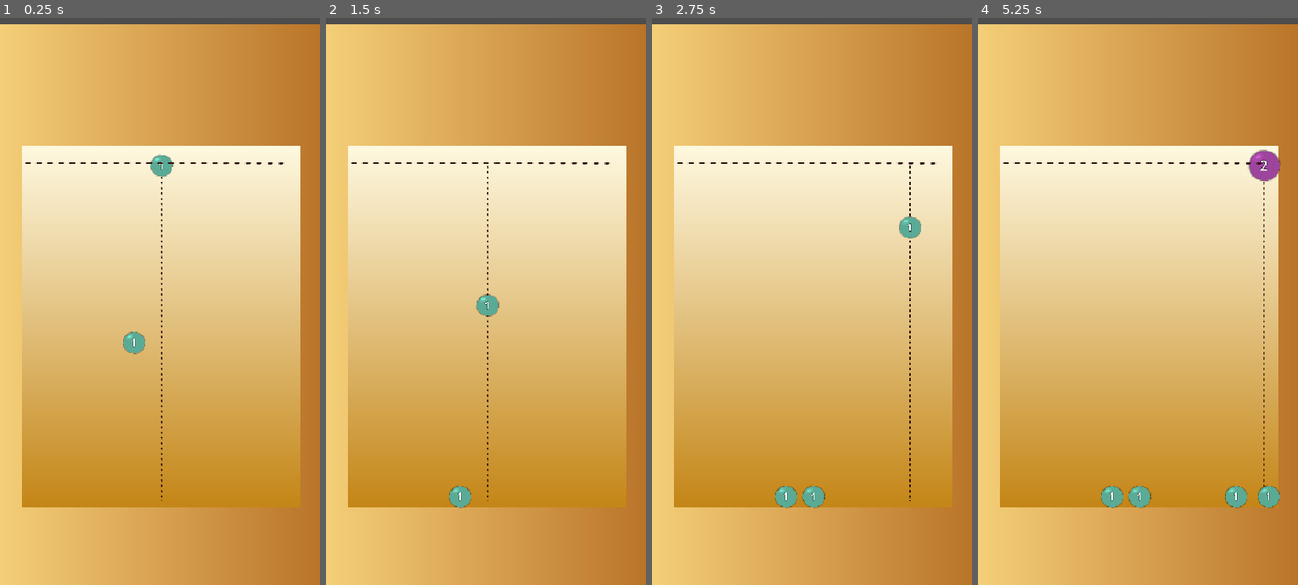
Above: before the commit, frames 1-4 (left to right).
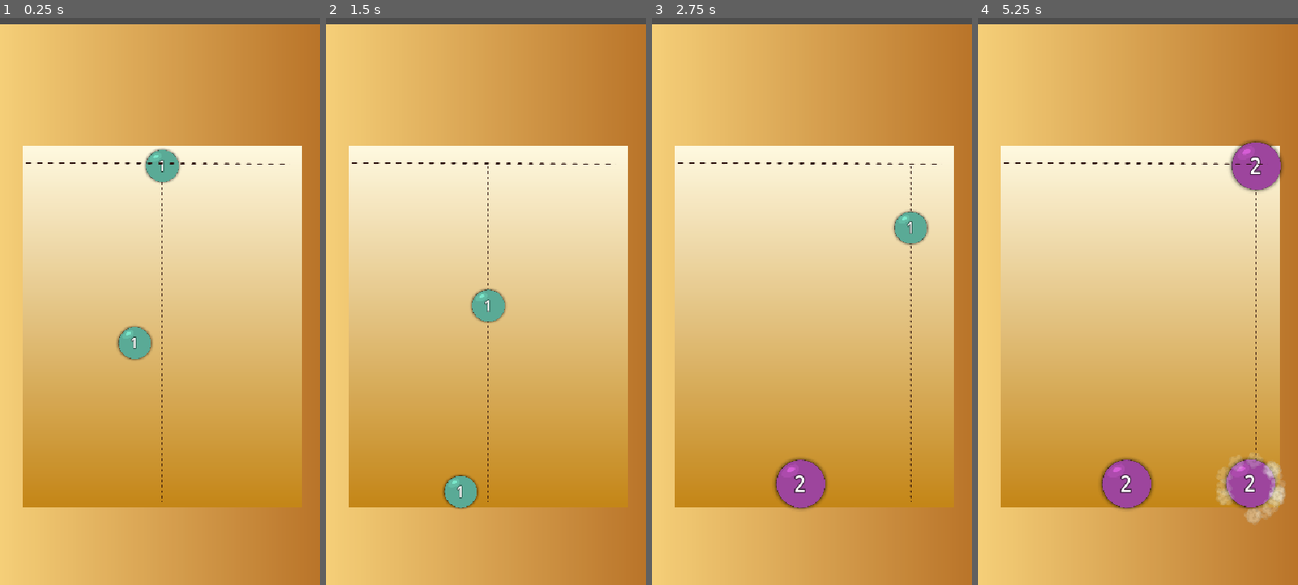
Above: after the commit, the same moments.

Repository: fteppe/ball-2048
Game: Godot game, scene res://MainMap.tscn
The game is run twice, just before and just after one commit, with the same random seed, the same clock (stepped at 60 frames per second) and the same inputs.
Inputs (mouse positions are in pixels of both pictures, inside the frame that each line leads up to):
- Up to frame 1 (0.25 s): no input
- Up to frame 2 (1.5 s): move the mouse to (556, 239) at 0.52 s; click (556, 239) at 0.67 s; move the mouse to (422, 301) at 1.27 s; click (422, 301) at 1.42 s
- Up to frame 3 (2.75 s): move the mouse to (844, 131) at 2.02 s; click (844, 131) at 2.17 s
- Up to frame 4 (5.25 s): move the mouse to (1122, 397) at 2.77 s; click (1122, 397) at 2.92 s; move the mouse to (1234, 363) at 3.52 s; click (1234, 363) at 3.67 s; move the mouse to (1042, 176) at 4.27 s; click (1042, 176) at 4.42 s; move the mouse to (1154, 273) at 5.02 s; click (1154, 273) at 5.17 s

The runs differ from the first frame. In frame 1, 1.4% of the frame differs, in the area x 6-95%, y 22-87%; in frame 2, 1.4%; in frame 3, 2.4%; in frame 4, 4.8%, in the area x 6-97%, y 21-90%.

Commit message:
improvements to feeling, collisions and visuals

Diff:
--- a/Ball.tscn
+++ b/Ball.tscn
@@ -5,7 +5,7 @@
 [ext_resource type="Texture2D" uid="uid://n4qt68lfitba" path="res://smoke.png" id="3_3tj6u"]
 
 [sub_resource type="PhysicsMaterial" id="PhysicsMaterial_lww6v"]
-friction = 0.6
+friction = 0.28
 bounce = 0.1
 
 [sub_resource type="CircleShape2D" id="CircleShape2D_pa54t"]
@@ -24,7 +24,7 @@
 
 [sub_resource type="Gradient" id="Gradient_3tj6u"]
 offsets = PackedFloat32Array(0, 0.74550897, 1)
-colors = PackedColorArray(1, 1, 1, 0, 1, 1, 1, 1, 1, 1, 1, 0)
+colors = PackedColorArray(1, 1, 1, 0, 1, 1, 1, 0.28235295, 1, 1, 1, 0)
 
 [sub_resource type="Animation" id="Animation_sr3km"]
 length = 0.001
@@ -52,9 +52,9 @@
 tracks/0/loop_wrap = true
 tracks/0/keys = {
 "times": PackedFloat32Array(0.033333335, 0.1, 0.26666668),
-"transitions": PackedFloat32Array(1, 1, 1),
+"transitions": PackedFloat32Array(1, 1.0000001, 1),
 "update": 0,
-"values": [Vector2(1, 1), Vector2(1.5, 1.5), Vector2(1, 1)]
+"values": [Vector2(1, 1), Vector2(1.1, 1.1), Vector2(1, 1)]
 }
 
 [sub_resource type="AnimationLibrary" id="AnimationLibrary_sr3km"]
@@ -62,6 +62,10 @@
 &"RESET": SubResource("Animation_sr3km"),
 &"fuze_anim": SubResource("Animation_3tj6u")
 }
+
+[sub_resource type="CircleShape2D" id="CircleShape2D_3tj6u"]
+resource_local_to_scene = true
+radius = 53.08484
 
 [node name="Ball" type="RigidBody2D" unique_id=1929847300 groups=["balls"]]
 physics_material_override = SubResource("PhysicsMaterial_lww6v")
@@ -121,4 +125,11 @@
 libraries/ = SubResource("AnimationLibrary_sr3km")
 speed_scale = 1.28
 
-[connection signal="body_entered" from="." to="." method="_on_body_entered"]
+[node name="Area2D" type="Area2D" parent="." unique_id=1177116463]
+collision_layer = 2
+collision_mask = 2
+
+[node name="CollisionShape2D" type="CollisionShape2D" parent="Area2D" unique_id=1127230442]
+shape = SubResource("CircleShape2D_3tj6u")
+
+[connection signal="area_entered" from="Area2D" to="." method="_on_body_entered"]
--- a/MainMap.tscn
+++ b/MainMap.tscn
@@ -22,34 +22,10 @@
 
 [sub_resource type="Animation" id="Animation_h7suj"]
 length = 0.001
-tracks/0/type = "value"
-tracks/0/imported = false
-tracks/0/enabled = true
-tracks/0/path = NodePath(".:offset")
-tracks/0/interp = 1
-tracks/0/loop_wrap = true
-tracks/0/keys = {
-"times": PackedFloat32Array(0),
-"transitions": PackedFloat32Array(1),
-"update": 0,
-"values": [Vector2(0, 0)]
-}
 
 [sub_resource type="Animation" id="Animation_rjo7s"]
 resource_name = "screen_shake"
 length = 1.3666667
-tracks/0/type = "value"
-tracks/0/imported = false
-tracks/0/enabled = true
-tracks/0/path = NodePath(".:offset")
-tracks/0/interp = 1
-tracks/0/loop_wrap = true
-tracks/0/keys = {
-"times": PackedFloat32Array(-0.06666667, 0.2, 0.6, 0.96666664, 1.3333334),
-"transitions": PackedFloat32Array(1, 1, 1, 1, 1),
-"update": 0,
-"values": [Vector2(0, 0), Vector2(-5, -2), Vector2(6, -5), Vector2(-3, 3), Vector2(0, 0)]
-}
 
 [sub_resource type="AnimationLibrary" id="AnimationLibrary_5ctcv"]
 _data = {
@@ -98,6 +74,7 @@
 
 [node name="Camera2D" type="Camera2D" parent="." unique_id=1568816171]
 position = Vector2(265, 202)
+offset = Vector2(-1.25, -0.5)
 zoom = Vector2(0.83, 0.83)
 
 [node name="AnimationPlayer" type="AnimationPlayer" parent="Camera2D" unique_id=1063284538]
--- a/ball.gd
+++ b/ball.gd
@@ -1,5 +1,7 @@
 extends RigidBody2D
 class_name Ball
+
+signal ball_destroyed_in_merge(ball: Ball)
 
 @export var rank : int = 1
 @export var rank_colors : Array[Color]
@@ -20,8 +22,10 @@
 func update_size_from_rank():
 	size = pow(2, rank - 1)
 	$Visuals/VisualAnimRoot/Label.text = str(size)
-	var radius_from_rank = sqrt(rank) * 0.4
-	($CollisionShape2D.shape as CircleShape2D).radius = radius_from_rank * initial_collider_radius
+	var radius_from_rank =  0.3 + rank * 0.3
+	var collider_radius =  radius_from_rank * initial_collider_radius
+	($CollisionShape2D.shape as CircleShape2D).radius = collider_radius
+	($Area2D/CollisionShape2D.shape as CircleShape2D).radius = collider_radius + 5
 	$Visuals.scale = Vector2(radius_from_rank, radius_from_rank)
 	$Visuals/VisualAnimRoot/Sprite2D.modulate = rank_colors[clamp(rank - 1, 0 , rank_colors.size() - 1)]
 	self.set_mass(radius_from_rank * radius_from_rank)
@@ -35,7 +39,9 @@
 	new_ball.rank = rank + 1
 	self.get_parent().call_deferred("add_child", new_ball)
 	new_ball.on_ball_fused()
+	other_ball.ball_destroyed_in_merge.emit(other_ball)
 	other_ball.queue_free()
+	self.ball_destroyed_in_merge.emit(self)
 	self.queue_free()
 
 func on_ball_fused():
@@ -62,9 +68,9 @@
 
 
 
-func _on_body_entered(body : Variant):
-	if body is Ball:
-		var ball : Ball = body as Ball
+func _on_body_entered(body : Area2D):
+	if body.get_parent() is Ball:
+		var ball : Ball = body.get_parent()  as Ball
 		if ball.rank == self.rank && !ball.is_queued_for_deletion() && !self.is_queued_for_deletion():
 			rank_up(ball)
 	pass # Replace with function body.
--- a/ball_spawner.gd
+++ b/ball_spawner.gd
@@ -23,6 +23,7 @@
 func generate_ball():
 	if last_dropped_ball:
 		last_dropped_ball.body_entered.disconnect(ball_collided)
+		last_dropped_ball.ball_destroyed_in_merge.disconnect(ball_collided)
 	last_dropped_ball = null
 	held_ball = ball_scene.instantiate()
 	held_ball.rank = get_rank_to_generate()
@@ -39,6 +40,7 @@
 		if event.is_released() && event.button_index == 1 && is_held && held_ball:
 			is_held = false
 			held_ball.body_entered.connect(ball_collided)
+			held_ball.ball_destroyed_in_merge.connect(ball_collided)
 			held_ball.process_mode = Node.PROCESS_MODE_INHERIT
 			last_dropped_ball = held_ball
 			self.remove_child(held_ball)
--- a/ground_phy_material.tres
+++ b/ground_phy_material.tres
@@ -2,4 +2,5 @@
 
 [resource]
 friction = 0.6
+rough = true
 bounce = 0.2
Binary file changed: Ball.png
Not shown, changed: export_presets.cfg
